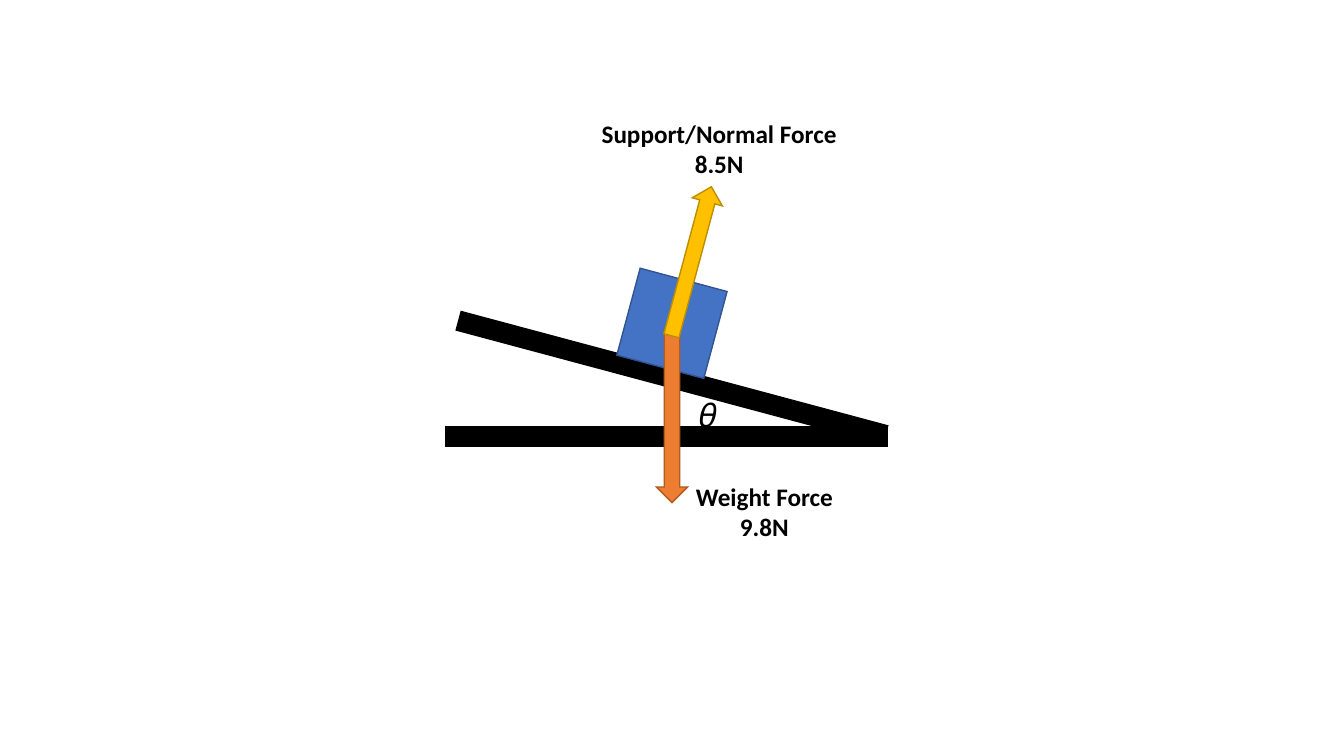
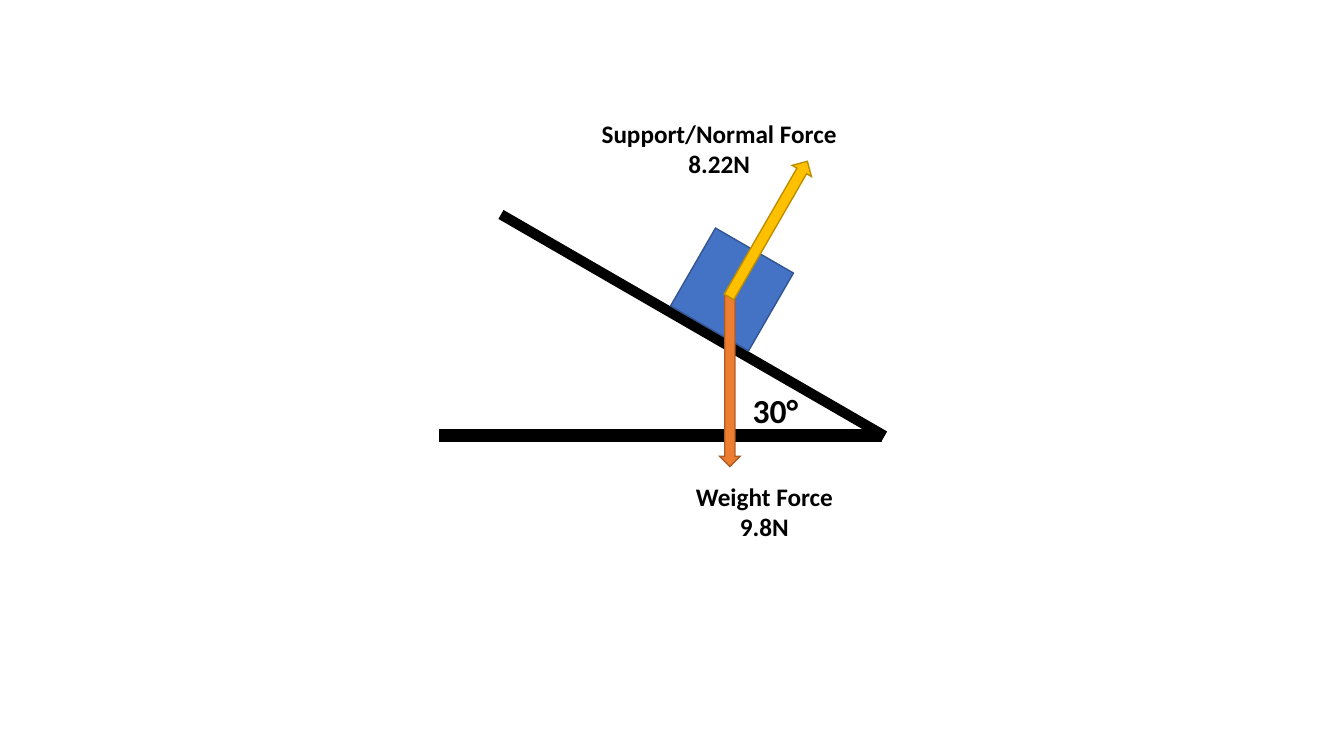
Before and after one commit to finnito/Science, a slide deck: slide 6 of content/12phy/as91171/assets/figures.pptx. Drawn at 1344x756 pixels with LibreOffice and Linux fonts; fonts in the diff are those of the drawing. Boxes give left, top, right and bottom in pixels: in the first picture for what was removed or moved away, otherwise in the second. Text is boxed around its words. In the diff, an @@ line names an element or a change of style, - is before the commit and + after.

Commit message:
Updates and clarifications to forces

```diff
--- a/content/12phy/as91171/assets/figures.pptx
+++ b/content/12phy/as91171/assets/figures.pptx
@@ text at [602,125,837,174]: text changed @@
-Support/Normal Force
-8.5N
+Support/Normal Force
+8.22N
@@ up arrow at [720,156,817,303]: mirrored; rotation 15 to 210 degrees @@
@@ rectangle at [499,211,886,439]: rotation 15 to 30 degrees @@
@@ rectangle at [671,229,794,351]: rotation 15 to 30 degrees @@
@@ up arrow: place and size @@
-up arrow at [656,330,688,502]
+up arrow at [720,293,740,466]
@@ text at [753,399,799,431]: text changed @@
-𝜃
+30°
@@ rectangle: place and size @@
-rectangle at [447,427,888,447]
+rectangle at [441,431,882,442]
```
Also in this commit, not shown: 2 other slides changed, 1 slide added, 5 other files.
